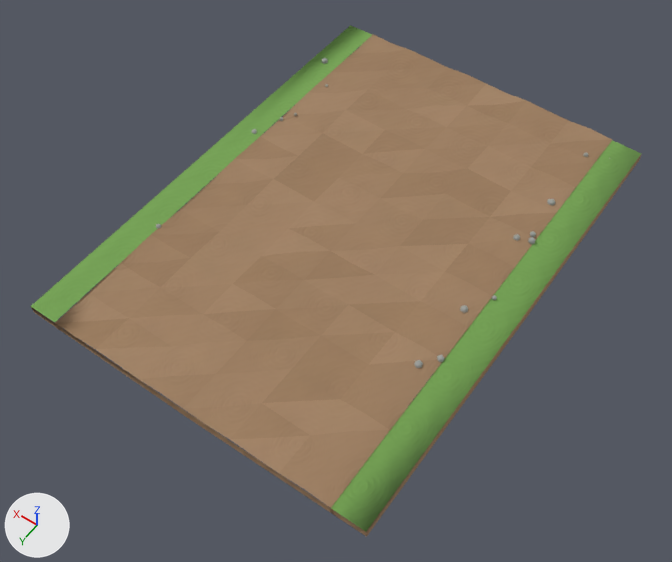
Two versions of the glTF model assets/styles/bright_clay/models/dirt_straight.glb, one commit apart.
One viewpoint serves both versions: a 50 mm lens placed at (-6.57, 9.88, 13.39), pointed at (-0.16, 0.91, -0.71). The lights are fixed; the arrows at lower left show +X, +Y and +Z. The first picture is the older version. Where no turn or scale is listed for an object, it has been applied to the vertices. Vertices at exactly the same position are counted once.

The first picture shows 'Body.006'.
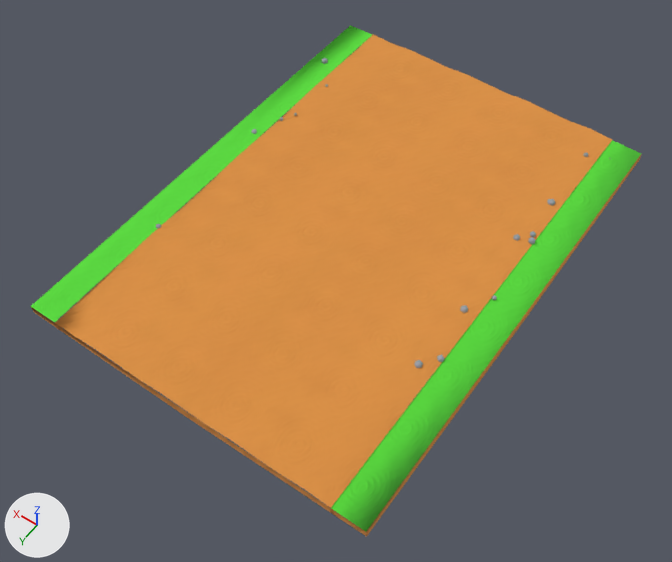
Location of each change, [x1, y1, x2, y2] in pixels of the pictures (672 x 562 px):
```json
{"part": 1, "of": "me_road_surface_385", "change": "recoloured", "before": [30, 30, 642, 536], "after": [30, 30, 642, 536], "on screen": "brown to orange"}
{"part": 2, "of": "me_road_surface_385", "change": "recoloured", "before": [156, 25, 610, 368], "after": [156, 25, 610, 368]}
```

Scene script edits in JSON lines:
```json
{"block": "me_road_surface_385", "where": "me_road_surface_385.from_pydata(...)  # 471 vertices, 800 faces; spans x -3.65..3.65, y -5.0..5.0, z -0.22..0.09"}
{"block": "me_road_surface_385", "where": "# used by ob_body_006; location = (0.0, 0.0, 0.0)"}
{"block": "me_road_surface_385", "change": "me_road_surface_385 part 1: 479 faces centred in x -3.64..3.65, y -4.99..4.99, z -0.19..0.02 are repainted in the vertex colours; the middle colour goes from brown #9d7e5f to orange #db8f3f"}
{"block": "me_road_surface_385", "change": "me_road_surface_385 part 2: 321 faces centred in x -3.18..3.41, y -4.44..2.31, z -0.04..0.06 are repainted in the vertex colours; the middle colour goes from grey #a0a4a0 to grey #9ca3ad"}
```
